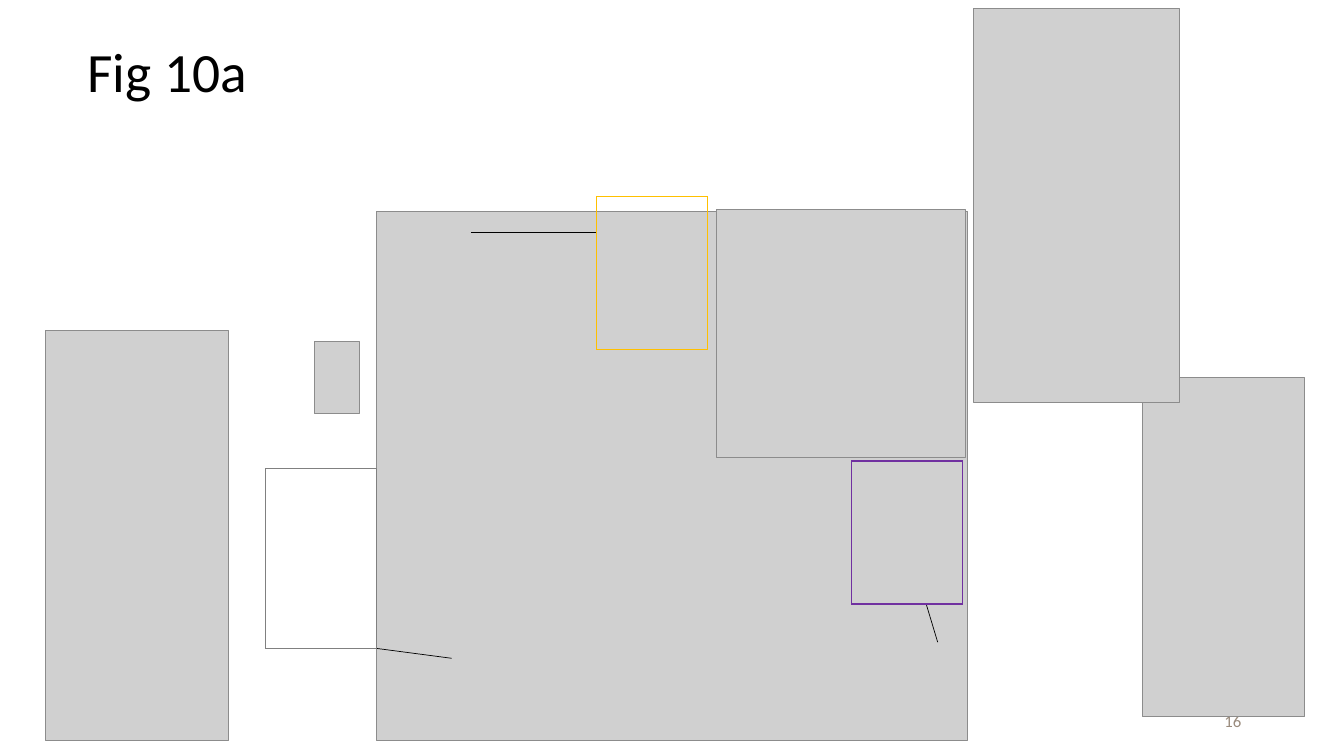
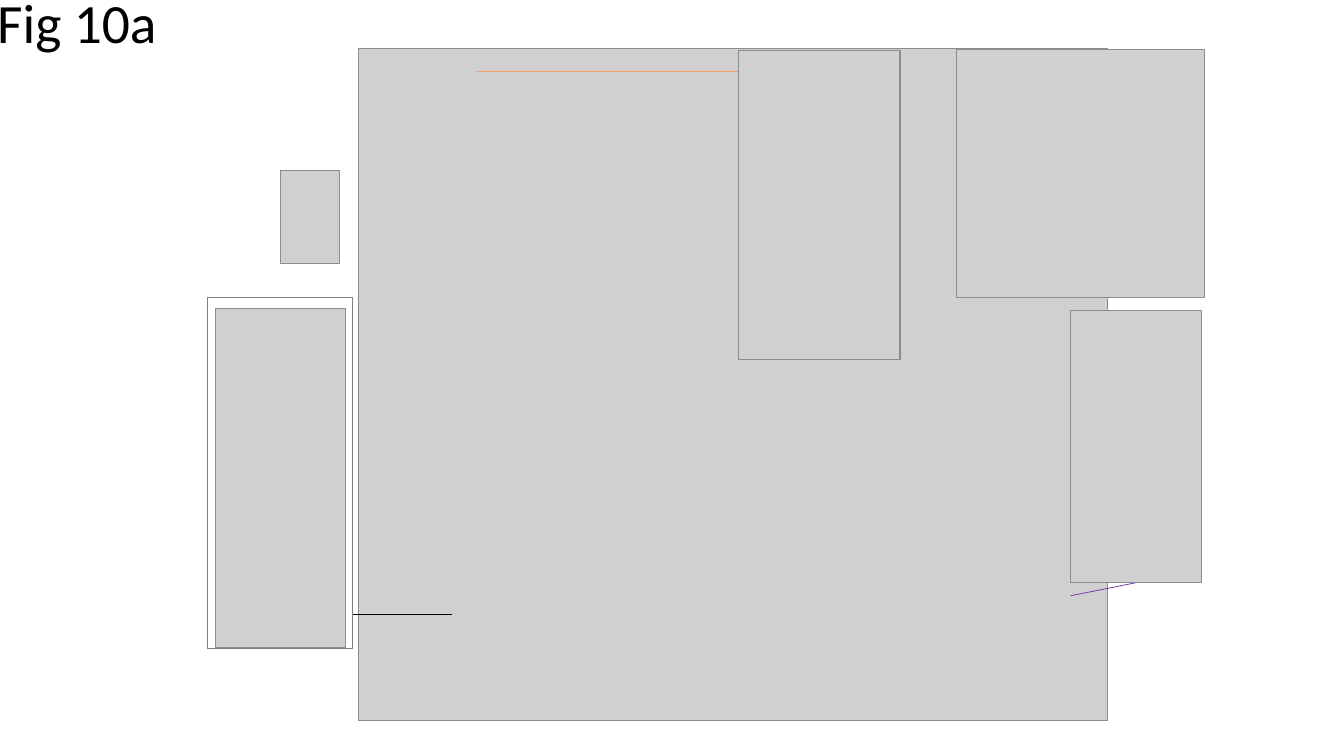
Before and after one commit to ncats/scaffoldanalytics, a slide deck: slide 16 of pres/Scaffold analytics figures to modify with chemical structures.pptx. Drawn at 1344x756 pixels with LibreOffice and Linux fonts; fonts in the diff are those of the drawing; grey boxes stand for pictures. Boxes give left, top, right and bottom in pixels: in the first picture for what was removed or moved away, otherwise in the second. Text is boxed around its words. In the diff, an @@ line names an element or a change of style, - is before the commit and + after.

```diff
--- a/pres/Scaffold analytics figures to modify with chemical structures.pptx
+++ b/pres/Scaffold analytics figures to modify with chemical structures.pptx
@@ title "Fig 10a": place and size @@
-title "Fig 10a" at [87, 54, 247, 102]
+title "Fig 10a" at [0, 5, 157, 53]
@@ picture: place and size @@
-picture at [377, 211, 968, 741]
+picture at [359, 49, 1108, 721]
@@ picture: place and size @@
-picture at [974, 9, 1180, 402]
+picture at [738, 50, 899, 360]
@@ picture: place and size @@
-picture at [717, 210, 965, 458]
+picture at [957, 49, 1205, 297]
@@ line moved from (471, 232) - (597, 232) to (477, 72) - (738, 72) @@
@@ line (477, 72) - (738, 72): stroke #000000 0.5 pt to #FF9966 0.5 pt @@
@@ picture: place and size @@
-picture at [315, 342, 360, 413]
+picture at [280, 170, 339, 264]
@@ rectangle removed at [597, 197, 708, 350] @@
@@ rectangle: place and size @@
-rectangle at [266, 469, 377, 649]
+rectangle at [208, 297, 353, 648]
@@ picture: place and size @@
-picture at [46, 331, 229, 741]
+picture at [215, 309, 345, 647]
@@ picture: place and size @@
-picture at [1142, 378, 1305, 717]
+picture at [1071, 311, 1202, 583]
@@ rectangle removed at [852, 461, 963, 604] @@
@@ line moved from (927, 604) - (938, 642) to (1071, 596) - (1136, 583) @@
@@ line (1071, 596) - (1136, 583): stroke #000000 0.5 pt to #7030A0 0.5 pt @@
@@ line moved from (377, 648) - (452, 658) to (353, 614) - (452, 614) @@
@@ page number removed at [1224, 714, 1241, 727] @@
-16
```
Also in this commit, not shown: 1 other slide changed, 7 other files.
